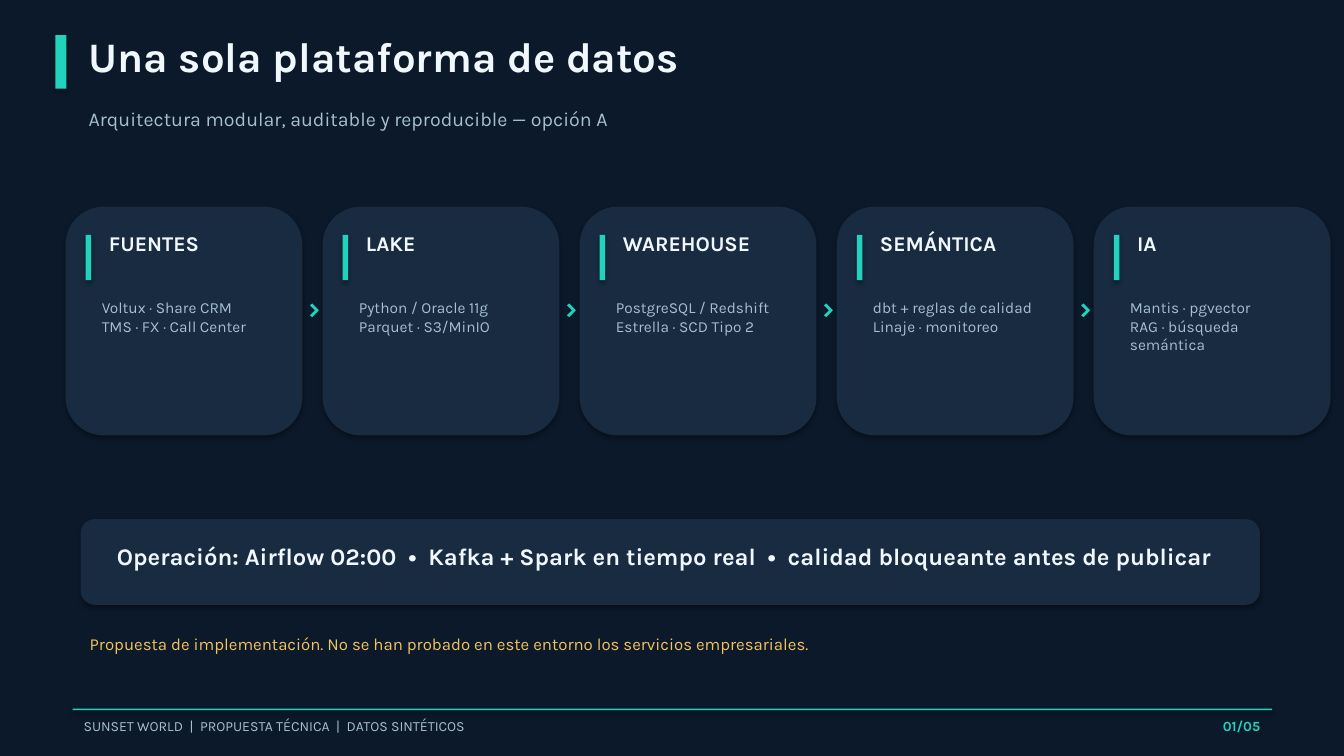
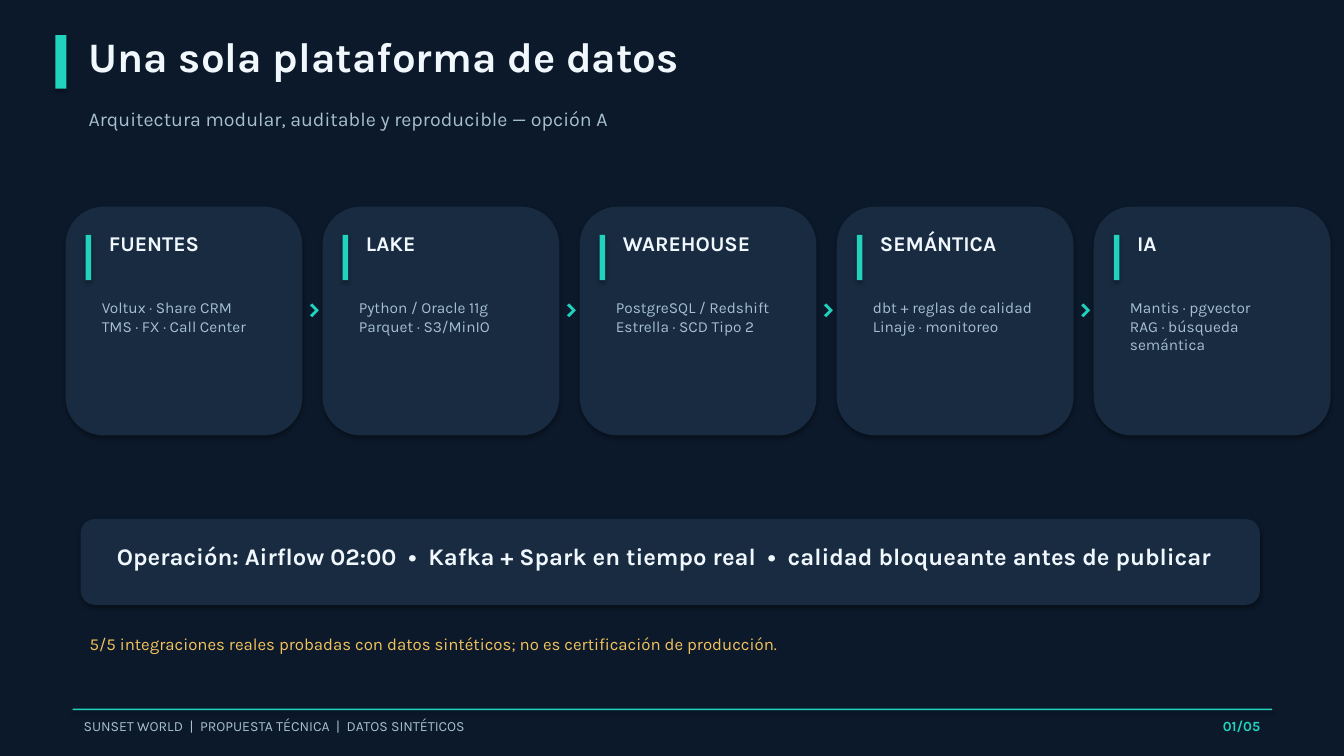
Before and after one commit to jairdiazrios95-web/sunset-world-data-platform, a slide deck: slide 1 of deliverables/Sunset_World_Presentacion_Ejecutiva.pptx. Drawn at 1344x756 pixels with LibreOffice and Linux fonts; fonts in the diff are those of the drawing. Boxes give left, top, right and bottom in pixels: in the first picture for what was removed or moved away, otherwise in the second. Text is boxed around its words. In the diff, an @@ line names an element or a change of style, - is before the commit and + after.

```diff
--- a/deliverables/Sunset_World_Presentacion_Ejecutiva.pptx
+++ b/deliverables/Sunset_World_Presentacion_Ejecutiva.pptx
@@ text at <box>90,637,777,654</box>: text changed @@
-Propuesta de implementación. No se han probado en este entorno los servicios empresariales.
+5/5 integraciones reales probadas con datos sintéticos; no es certificación de producción.
```
Also in this commit, not shown: 4 other slides changed, 11 other files.
